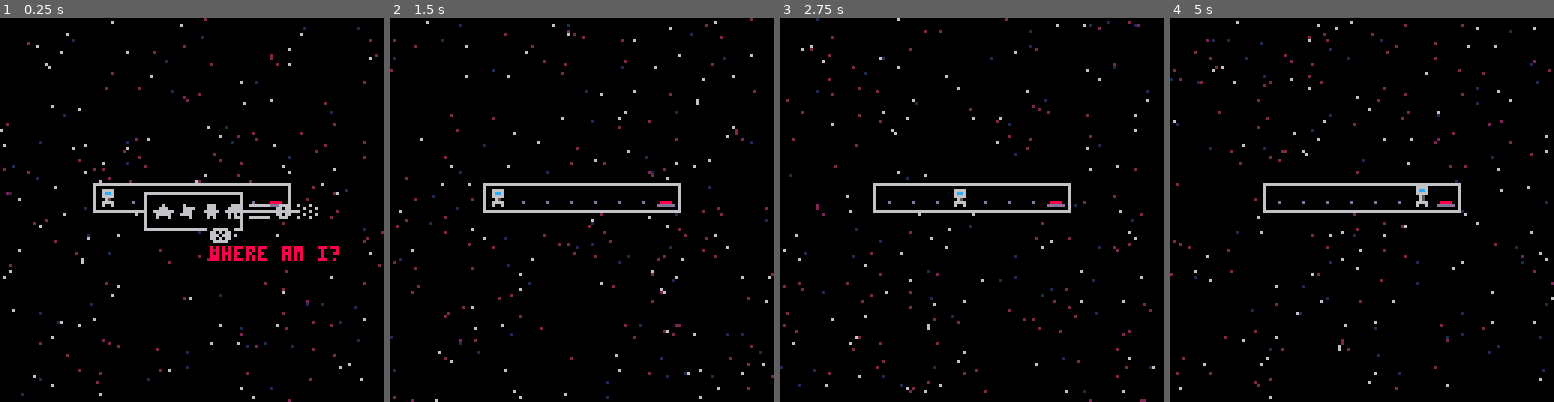
Above: before the commit, frames 1-4 (left to right).
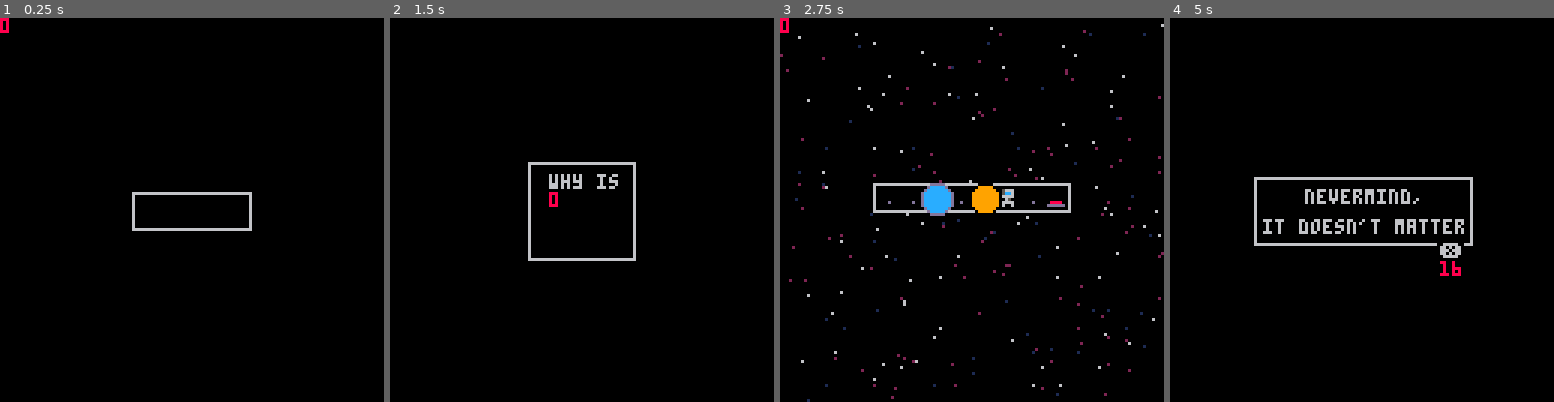
Above: after the commit, the same moments.

Repository: camerondugan/Pico8-Cartridges
Game: PICO-8 cartridge mygames/space.p8
Two runs of this game, one before a commit and one after it. Both use one fixed random seed, a clock stepped at 60 frames per second and the inputs below.
Inputs:
- Up to frame 1 (0.25 s): no input
- Up to frame 2 (1.5 s): tap X (X key) at 0.33, 1.07 s
- Up to frame 3 (2.75 s): hold Right 1.6-2.1 s; tap X (X key) at 1.85 s; hold Up 2.15-2.42 s; hold Right from 2.47 s (still down)
- Up to frame 4 (5 s): tap X (X key) at 2.97, 4.08 s; release Right at 3.03 s; hold Left 3.08-3.58 s; hold Down 3.63-3.97 s; hold Right 4.02-4.68 s; hold Up from 4.73 s (still down)

The runs differ from the first frame. In frame 1, 3.9% of the frame differs, in the area x 0-100%, y 0-100%; in frame 2, 3.5%; in frame 3, 4.0%; in frame 4, 5.2%.

Commit message:
huge improvements

Diff:
--- a/mygames/space.p8
+++ b/mygames/space.p8
@@ -29,7 +29,7 @@
 d={}
 
 --paths: 0 and 1
-levels={2,0,3,1,4}
+levels={0,1,0,1,2}
 
 function _init()
 	music(0)
@@ -43,12 +43,12 @@
 	palt(14,true)
 
 	init_tiles()
+	mx=levels[this_lvl]*16
 	play_welcome_txt()
 	jp=false
 end
 
 function _draw()
-	--just played
 	if (playing and not paused) then
 		cls()
 		★_bg()
@@ -58,32 +58,39 @@
 		d_player()
 		portal_fx(pp1.x,pp1.y,pc(0),p)
 		portal_fx(pp2.x,pp2.y,pc(1),p)
-	end
+		corrupt()
+		if (#players==0) playing=false
+	end
+	if (paused) then
+		cls()
+	end
+	d_click_txt()
+	if (lvl_t) d_transitions()
 	if(not playing and jp) then
 		reload()
 		click_txt({"want to restart?","press ctrl and r","at the same time.","it works at any time"},false)
 	end
-	d_click_txt()
 	jp = playing
-	corrupt()
+	--debugging
 	if (debug) then
 		for i in all(d) do
 			print(i,8)
 		end
 	end
-	d={}
-	if (#players==0) playing=false
+	d={mx}
 end
 
 function _update60()
+	if (playing) then
+		get_input()
+	 manage_q() --text queue
+	 check_finished()
+	end
 	if (playing and not paused) then
-		get_input()
 		update_player()
-	end
-	if (playing) then
-	 update_tiles()
-	 manage_q() --text queue
-	end
+		update_tiles()
+	end
+	pause_during_txt()
 end
 
 function get_input()
@@ -111,8 +118,8 @@
 end
 
 function init_tiles()
-	for i=0+mx,15+mx do
-		for k=0+my,15+my do
+	for i=mx,15+mx do
+		for k=my,15+my do
 			set_player_start(i,k)
 			set_tiles(i,k)
 		end
@@ -132,6 +139,7 @@
 		if lvl_tt==0 then
 			lvl_tt=t()
 			reset_transition()
+			lvl_t=true
 		end
 	end
 	local timer=t()-lvl_tt
@@ -150,16 +158,22 @@
 		paused=true
 	elseif (timer<.85) then
 		--execute lvl shift
-		paused=false
-		mx=levels[this_lvl]*16
 		players={}
 		tiles={}
+		this_lvl+=1
+		mx=levels[this_lvl]*16
+		p_start_pos={}
 		init_tiles()
-		this_lvl+=1
+		paused=false
+		lvl_t=false
+		lvl_tt=0
+		if (this_lvl%3==0)	reload()
 		play_welcome_txt()
 	else
 		paused=false
-		lvl_tt=t()
+		lvl_tt=0
+		lvl_t=false
+		p_start_pos={}
 		reset_transition()
 	end
 end
@@ -268,10 +282,24 @@
 end
 
 --transitions
+function d_transitions()
+	if (circles==0) return
+	for p in all(players) do
+		if (circles==0) c_colors=rnd(6)
+		local x,y=p.x,p.y
+		for i=0,circles do
+				circ(x+4,y+4,128-i,i%c_colors)
+		end
+		circles+=2.9
+	end
+end
+
 function reset_transition()
 	circles=0
 end
+
 circles=0
+circles_max=140
 c_colors=rnd(6)
 function circle_out(p)
 	if (circles==0) c_colors=rnd(6)
@@ -279,13 +307,15 @@
 	for i=0,circles do
 			circ(x+4,y+4,128-i,i%c_colors)
 	end
-	circles+=2.9
+	circles=circles_max*(t()-lvl_tt)/0.85
 end
 -->8
 --player
 
 players={}
 
+p_start_pos={}
+
 p_sprites={1,17}
 
 --input x,y
@@ -293,13 +323,25 @@
 
 function set_player_start(i,k)
 	local d=mget(i,k)
+	local e=false
+	local ax,ay=i*8,k*8
+	for s in all(p_start_pos) do
+		if (ax==s.x and ay==s.y) then
+			return
+		end
+	end
 	if (d>=1 and d<=8) then
-		mset(i,k,9)
+		--mset(i,k,9)
+		e=true
 		add(players,new_player((i-mx)*8,(k-my)*8,d-1))
-	else if (d>=17 and d<=24) then
-		mset(i,k,9)
+	elseif (d>=17 and d<=24) then
+		--mset(i,k,9)
+		e=true
 		add(players,new_player((i-mx)*8,(k-my)*8,d-17))
 	end
+	if (e) then
+		add(tiles,new_flr_tile(ax,ay))
+		add(p_start_pos,{x=ax,y=ay})
 	end
 end
 
@@ -435,20 +477,25 @@
 
 function set_tiles(i,k)
 	if (mget(i,k)==39) then
-		mset(i,k,9)
+		add(tiles,new_flr_tile(i*8,k*8))
 		add(tiles,new_laser(i*8,k*8,34))
 	end
 	if (mget(i,k)==43) then
-		mset(i,k,9)
+		add(tiles,new_flr_tile(i*8,k*8))
 		add(tiles,new_level_btn(i*8,k*8))
 	end
 end
 
 function update_tiles()
+	for tile in all(tiles) do
+		tile:update()
+	end
+end
+
+function check_finished()
 	local b = true
 	local c = 0
 	for tile in all(tiles) do
-		tile:update()
 		if (tile.type == "level_btn") then
 			c+=1
 			local tb = tile:is_pressed()
@@ -497,8 +544,8 @@
 		cportal=true
 	end
 	if (is_portal) then
-		for i=mx,mx+16 do
-			for k=my,my+16 do
+		for i=mx,mx+15 do
+			for k=my,my+15 do
 				if (mget(i,k) == op) then
 					pp1.x=i*8
 					pp1.y=k*8
@@ -512,18 +559,29 @@
 	return {x=p.x,y=p.y,moved=is_portal}
 end
 
---laser update
+--laser
 function new_laser(ax,ay,as)
-return{
- x=ax,
-	y=ay,
-	s=as,
-	type="laser",
-	update=function(self)
-		self.s=get_frame(laser_sprites,5)
-		if (mget(ax/8,ay/8)!=9) del(tiles,self)
-	end
-}
+	return{
+	 x=ax,
+		y=ay,
+		s=as,
+		type="laser",
+		update=function(self)
+			self.s=get_frame(laser_sprites,5)
+			if (mget(ax/8,ay/8)!=9) del(tiles,self)
+		end
+	}
+end
+
+function new_flr_tile(ax,ay)
+	return{
+		x=ax,
+		y=ay,
+		s=9,
+		type="flr",
+		update=function(self)
+		end
+	}
 end
 
 function new_level_btn(ax,ay)
@@ -574,13 +632,17 @@
 function manage_q()
 	for i=1,#text_q do
 		local t = text_q[i]
-		if (t != nil)	add(d,t[1])
 	end
 	if (not dbox and #text_q>0) then
 		click_txt(text_q[1])
 		deli(text_q,1)
 	end
 end
+
+function pause_during_txt()
+	paused=dbox
+end
+
 --enable click through text
 function click_txt(txt,i,x,y)
 	box_txt=txt
@@ -769,8 +831,10 @@
 --   itself, just the nth room
 
 level_speak={
-	{{"★✽웃⌂▤☉░"},{"where am i?"}},
-	{{"none"},{"none", "and test"}},
+	{{"where am i?"},{" ... "},{"why is","everything so","  pixelated?  "}},
+	{{"where is this","thing going?"},{"nevermind,","it doesn't matter"},{" ... "}},
+	{{"wasn't i just here?"}},
+	{{"darn. i'm in a loop."}},
 }
 
 function dialogue()
@@ -1043,13 +1107,13 @@
 10101010101010101010101010101010101010101010101010101010101010100d0909091c1a101010101010101010101010101010101010101010101010101010101010101010101010101010101010101010101010101010101010101010101010101010101010101010101010101010101010101010101010101010101010
 10101010101010101010101010101010101010101010101010101010101010100d090109091c1a1010101010101010101010101010101010101010101010101010101010101010101010101010101010101010101010101010101010101010101010101010101010101010101010101010101010101010101010101010101010
 1010101010101010101010101010101010101010101010101010101010101010291e090909091c1a10101010101010101010101010101010101010101010101010101010101010101010101010101010101010101010101010101010101010101010101010101010101010101010101010101010101010101010101010101010
-101010101010101010101010101010101010101010101010101010101010101010291e090909091c1a101010101010101010101010101010101010101010101010101010101010101010101010101010101010101010101010101010101010101010101010101010101010101010101010101010101010101010101010101010
-10101010101010101010101010101010101010101010101010101010101010101010291e090909090b101010101010101010101010101010101010101010101010101010101010101010101010101010101010101010101010101010101010101010101010101010101010101010101010101010101010101010101010101010
-101010190a0a0a0a0a0a0a0a1a1010101010101010190a0a0a0a0a0a1a101010101010291e0920090b101010101010101010101010101010101010101010101010101010101010101010101010101010101010101010101010101010101010101010101010101010101010101010101010101010101010101010101010101010
-1010100d010909090909092b0b10101010101010100d0109090909090b101010101010100d0909090b101010101010101010101010101010101010101010101010101010101010101010101010101010101010101010101010101010101010101010101010101010101010101010101010101010101010101010101010101010
-101010290c0c0c0c0c0c0c0c2a10101010101010100d0909090909090b10101010101010290c0c0c2a101010101010101010101010101010101010101010101010101010101010101010101010101010101010101010101010101010101010101010101010101010101010101010101010101010101010101010101010101010
-1010101010101010101010101010101010101010100d09090909092b0b1010101010101010190a0a0a0a0a0a0a1a10101010101010101010101010101010101010101010101010101010101010101010101010101010101010101010101010101010101010101010101010101010101010101010101010101010101010101010
-101010101010101010101010101010101010101010290c0c0c0c0c0c2a10101010101010100d090909090909090b10101010101010101010101010101010101010101010101010101010101010101010101010101010101010101010101010101010101010101010101010101010101010101010101010101010101010101010
+10101010101010101010101010101010281010190a0a0a0a0a0a0a0a1a10101010291e090909091c1a101010101010101010101010101010101010101010101010101010101010101010101010101010101010101010101010101010101010101010101010101010101010101010101010101010101010101010101010101010
+101010101010101010101010101010102810100d01090909090909090b1010101010291e090909090b101010101010101010101010101010101010101010101010101010101010101010101010101010101010101010101010101010101010101010101010101010101010101010101010101010101010101010101010101010
+101010190a0a0a0a0a0a0a0a1a1010102810100d09090909090909090b101010101010291e0920090b101010101010101010101010101010101010101010101010101010101010101010101010101010101010101010101010101010101010101010101010101010101010101010101010101010101010101010101010101010
+1010100d010921092009092b0b1010102810100d09090909090909090b101010101010100d0909090b101010101010101010101010101010101010101010101010101010101010101010101010101010101010101010101010101010101010101010101010101010101010101010101010101010101010101010101010101010
+101010290c0c0c0c0c0c0c0c2a1010102810100d09090909090909090b10101010101010290c0c0c2a101010101010101010101010101010101010101010101010101010101010101010101010101010101010101010101010101010101010101010101010101010101010101010101010101010101010101010101010101010
+101010101010101010101010101010101010100d090909090909092b0b1010101010101010190a0a0a0a0a0a0a1a10101010101010101010101010101010101010101010101010101010101010101010101010101010101010101010101010101010101010101010101010101010101010101010101010101010101010101010
+10101010101010101010101010101010101010290c0c0c0c0c0c0c0c2a10101010101010100d090909090909090b10101010101010101010101010101010101010101010101010101010101010101010101010101010101010101010101010101010101010101010101010101010101010101010101010101010101010101010
 101010101010101010101010101010101010101010101010101010101010101010101010100d092b09090909090b10101010101010101010101010101010101010101010101010101010101010101010101010101010101010101010101010101010101010101010101010101010101010101010101010101010101010101010
 101010101010101010101010101010101010101010101010101010101010101010101010100d090909090909090b10101010101010101010101010101010101010101010101010101010101010101010101010101010101010101010101010101010101010101010101010101010101010101010101010101010101010101010
 101010101010101010101010101010101010101010101010101010101010101010101010100d090909210909090b10101010101010101010101010101010101010101010101010101010101010101010101010101010101010101010101010101010101010101010101010101010101010101010101010101010101010101010
